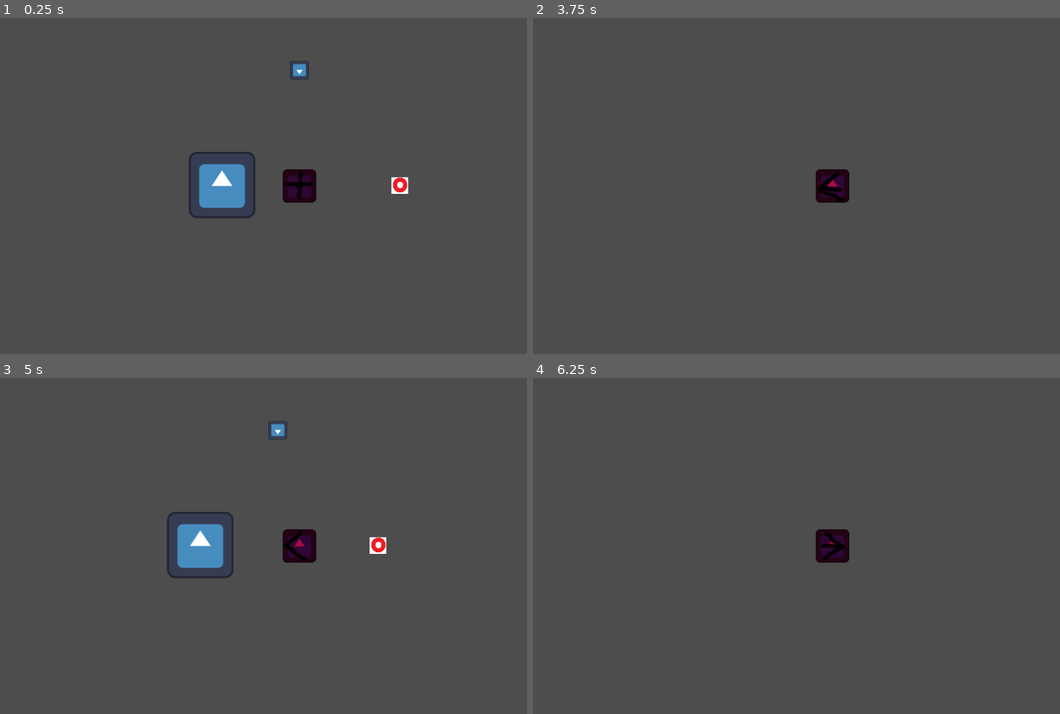
Above: before the commit, frames 1-4 (two rows, left to right).
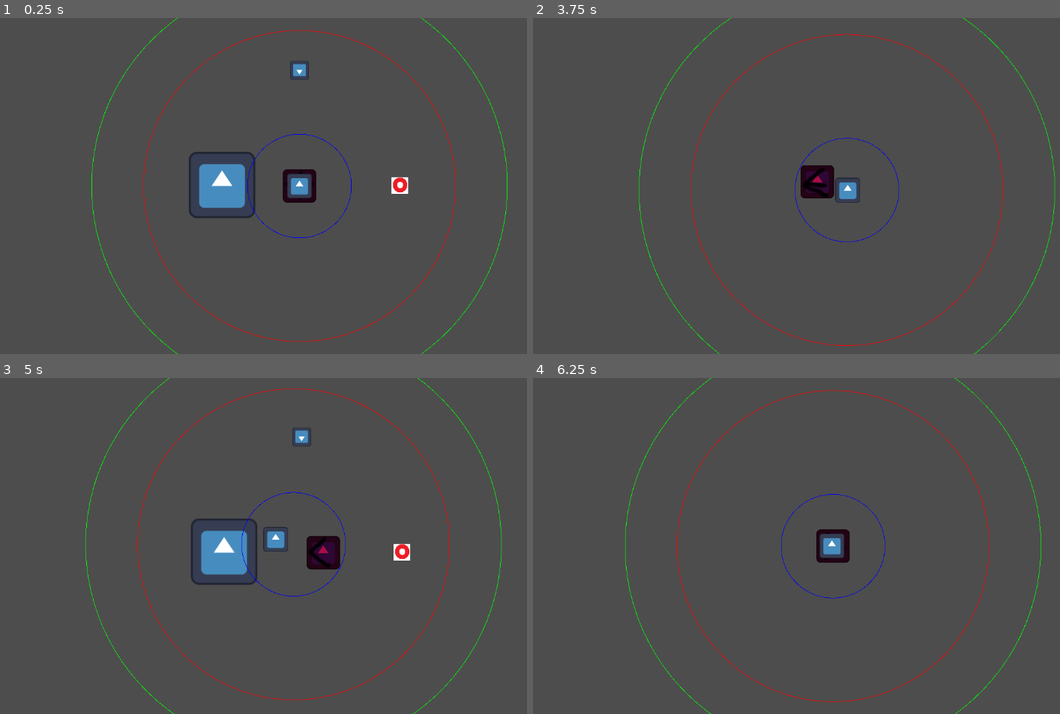
Above: after the commit, the same moments.

Repository: Tomko-Code/Relic-Seekers
Game: Godot game, scene res://src/mockup/test.tscn
The game is run twice, just before and just after one commit, with the same random seed, the same clock (stepped at 60 frames per second) and the same inputs. The engine's default icon, where the game draws it, is replaced by a stand-in: a white triangle on a blue panel in a dark square.
Inputs (mouse positions are in pixels of both pictures, inside the frame that each line leads up to):
- Up to frame 1 (0.25 s): no input
- Up to frame 2 (3.75 s): tap Enter at 0.5 s; move the mouse to (965, 169) at 0.52 s; hold D (move_right) 0.53-1.28 s; move the mouse to (712, 202) at 1.27 s; hold S (move_down) 1.28-2.03 s; tap Space at 2 s; move the mouse to (891, 112) at 2.02 s; hold D (move_right) 2.03-2.78 s; move the mouse to (801, 253) at 2.77 s; hold W (move_up) 2.78-3.53 s; move the mouse to (1012, 236) at 3.52 s; hold A (move_left) from 3.53 s (still down)
- Up to frame 3 (5 s): keep holding A (move_left); move the mouse to (121, 495) at 4.27 s
- Up to frame 4 (6.25 s): move the mouse to (865, 546) at 5.02 s; release A (move_left) at 5.03 s; hold S (move_down) 5.03-5.78 s; move the mouse to (743, 462) at 5.77 s; hold D (move_right) from 5.78 s (still down)

The runs differ from the first frame. In frame 1, 1.4% of the frame differs, in the area x 17-97%, y 0-100%; in frame 2, 2.0%; in frame 3, 4.9%, in the area x 16-96%, y 0-100%; in frame 4, 1.5%.

Commit message:
small fixes

Diff:
--- a/src/entities/player/player_entity.gd
+++ b/src/entities/player/player_entity.gd
@@ -3,12 +3,12 @@
 
 @export var _UserMovementComponent: UserMovementComponent
 @export var _AnimatedSpriteComponent: AnimatedSpriteComponent
-@export var Camera: Camera2D
 
 
 
 func _ready():
-	Camera.make_current()
+	GameManager.attach_camera_to_node(self, true, true,
+			3, 300,400, true)
 
 
 func _physics_process(_delta):
--- a/src/entities/player/player_entity.tscn
+++ b/src/entities/player/player_entity.tscn
@@ -14,18 +14,15 @@
 [sub_resource type="RectangleShape2D" id="RectangleShape2D_kummr"]
 size = Vector2(32, 32)
 
-[node name="PlayerEntity" type="CharacterBody2D" node_paths=PackedStringArray("_UserMovementComponent", "_AnimatedSpriteComponent", "Camera")]
+[node name="PlayerEntity" type="CharacterBody2D" node_paths=PackedStringArray("_UserMovementComponent", "_AnimatedSpriteComponent")]
 z_index = 1
 collision_mask = 2
 script = ExtResource("1_7c5ui")
 _UserMovementComponent = NodePath("Components/UserMovementComponent")
 _AnimatedSpriteComponent = NodePath("Components/AnimatedSpriteComponent")
-Camera = NodePath("Camera")
 
 [node name="Hitbox" type="CollisionShape2D" parent="."]
 shape = SubResource("RectangleShape2D_eip8d")
-
-[node name="Camera" type="Camera2D" parent="."]
 
 [node name="bc" type="Sprite2D" parent="."]
 modulate = Color(0.666667, 0.0509804, 0.270588, 1)
--- a/src/other/FollowCamera.tscn
+++ b/src/other/FollowCamera.tscn
@@ -6,9 +6,11 @@
 [node name="FollowCamera" type="Node2D"]
 script = ExtResource("1_g4usv")
 
-[node name="Cursor" type="Sprite2D" parent="."]
+[node name="CursorLayer" type="CanvasLayer" parent="."]
+
+[node name="Cursor" type="Sprite2D" parent="CursorLayer"]
 scale = Vector2(0.375, 0.375)
 texture = ExtResource("2_dixgj")
 
-[node name="Camera2D" type="Camera2D" parent="Cursor"]
-scale = Vector2(2.66667, 2.66667)
+[node name="Camera2D" type="Camera2D" parent="."]
+scale = Vector2(1, 1)
--- a/src/other/follow_camera.gd
+++ b/src/other/follow_camera.gd
@@ -1,8 +1,9 @@
 extends Node2D
 
-@onready var Cursor = $Cursor
+@onready var Cursor = $CursorLayer/Cursor
+@onready var Camera = $Camera2D
 
-var speed = 3
+var speed = 30
 
 var near_zone = 300
 var far_zone = 400
@@ -13,6 +14,8 @@
 var use_zones = true
 var interpolate_distance_from_mouse = true
 
+
+var last_offset = Vector2.ZERO
 
 func initialize(_use_zones: bool = true, _interpolate_distance_from_mouse: bool = true,
 			_speed = 3, _near_zone = 300, _far_zone = 400, _draw_debug = false):
@@ -27,31 +30,44 @@
 	use_zones = _use_zones
 	interpolate_distance_from_mouse = _interpolate_distance_from_mouse
 
+	$CursorLayer/Cursor.position = get_viewport_rect().size / 2
+
 
 func _draw():
 	if draw_zones:
-		draw_arc(Vector2.ZERO, near_zone, PI*2, 0, 100, Color(1, 0, 0), 1)
-		draw_arc(Vector2.ZERO, far_zone, PI*2, 0, 100, Color(0, 1, 0), 1)
-		draw_arc(Vector2.ZERO, far_zone - near_zone, PI*2, 0, 100, Color(0, 0, 1), 1)
+		print(last_offset)
+		draw_arc(last_offset, near_zone, PI*2, 0, 100, Color(1, 0, 0), 1)
+		draw_arc(last_offset, far_zone, PI*2, 0, 100, Color(0, 1, 0), 1)
+		draw_arc(last_offset, far_zone - near_zone, PI*2, 0, 100, Color(0, 0, 1), 1)
 
 func _process(delta):
-	var mouse_pos = get_global_mouse_position()
-	var screen_center = Vector2.ZERO
+	var mouse_pos = Cursor.get_global_mouse_position()
+	var screen_center = get_viewport_rect().size / 2
 
 	if use_zones:
 		var offset = mouse_pos - screen_center
-		if offset.length() < near_zone:
+
+		offset = offset.normalized() * max(0, offset.length() - near_zone)
+
+		if offset.length() < 1:
 			if interpolate_distance_from_mouse:
 				Cursor.position = Cursor.position.lerp(screen_center, speed * delta)
+				Camera.position = Camera.position.lerp(Vector2.ZERO, speed * delta)
+
 			else:
 				Cursor.position = screen_center
+				Camera.position = Vector2.ZERO
 		else:
 			if offset.length() > intermediate_zone:
 				offset = offset.normalized() * intermediate_zone
-
 			if interpolate_distance_from_mouse:
 				Cursor.position = Cursor.position.lerp(screen_center + offset, speed * delta)
+				Camera.position = Camera.position.lerp(Vector2.ZERO + offset, speed * delta)
 			else:
 				Cursor.position = screen_center + offset
+				Camera.position = Vector2.ZERO + offset
+		last_offset = offset
+		queue_redraw()
 	else:
-		Cursor.position = Vector2.ZERO
+		Cursor.position = screen_center
+		Camera.position = Vector2.ZERO
